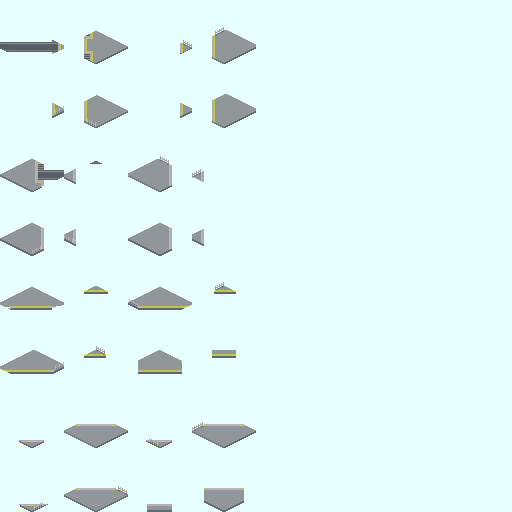
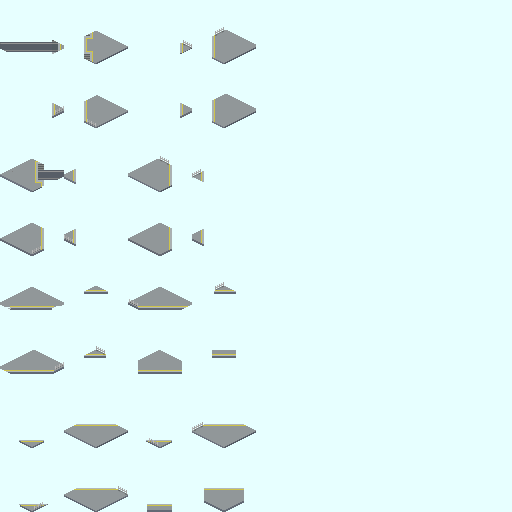
Comparing the layer stacks of the two w=512, h=512 images. Changes:
removed layer "FootBase #1" from group "[25]@" over [90, 161, 102, 164]
